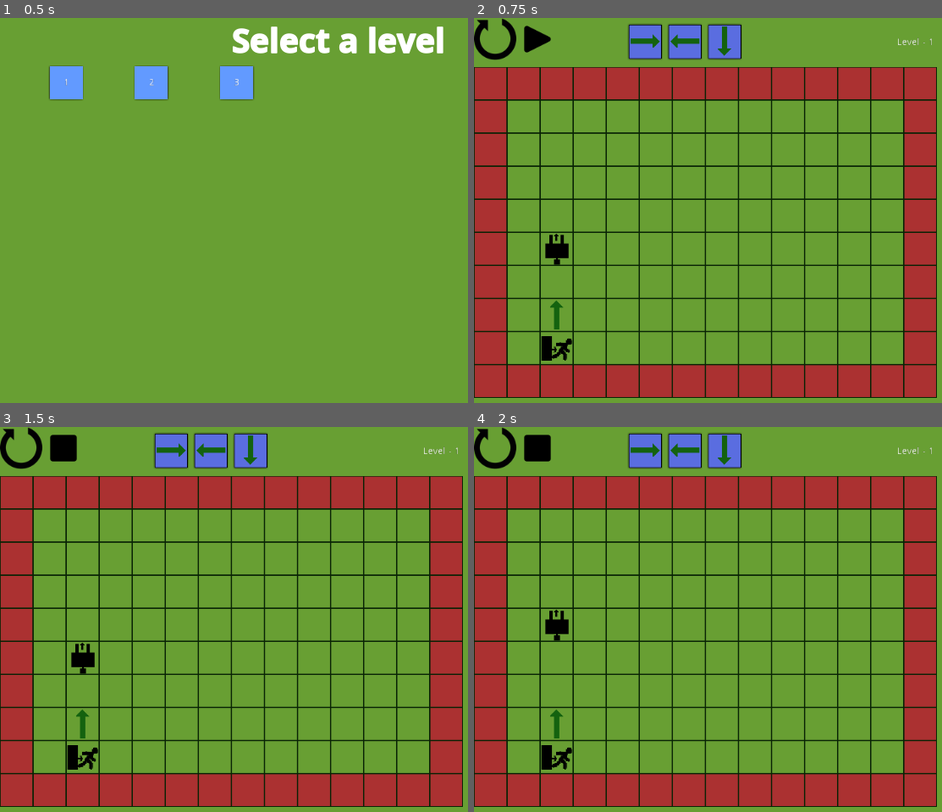
Above: before the commit, frames 1-4 (two rows, left to right).
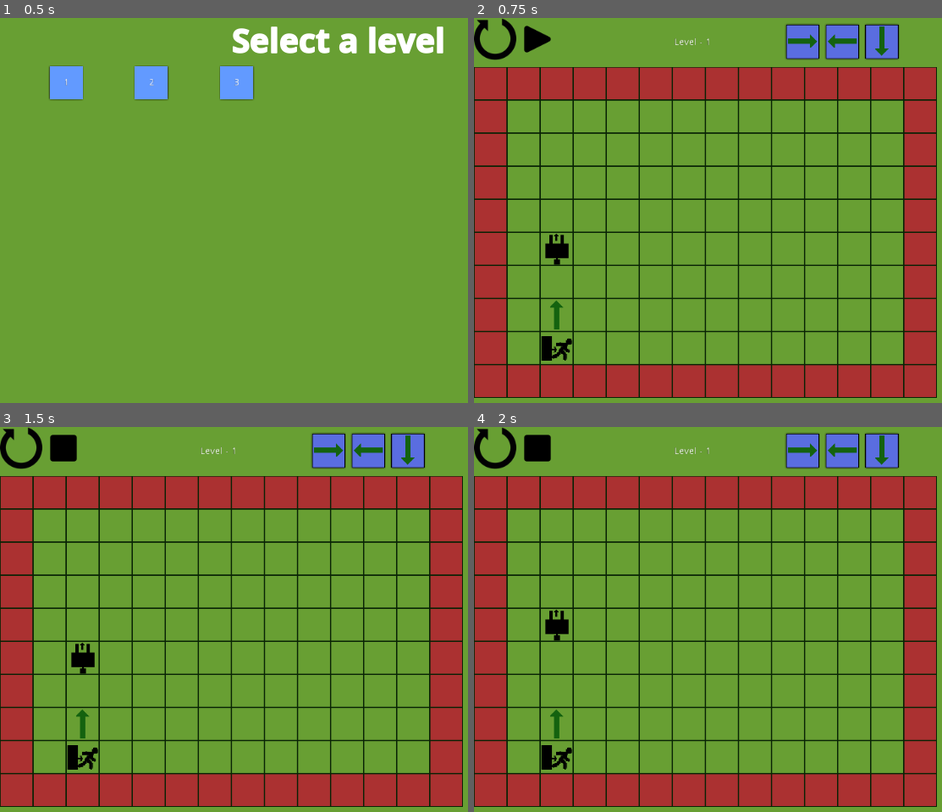
Above: after the commit, the same moments.

Repository: Gorglomux/MazeEscape
Game: Godot game, scene res://Main.tscn
Two runs of this game, one before a commit and one after it. Both use one fixed random seed, a clock stepped at 60 frames per second and the inputs below.
Inputs (mouse positions are in pixels of both pictures, inside the frame that each line leads up to):
- Up to frame 1 (0.5 s): no input
- Up to frame 2 (0.75 s): click (539, 83) at 0.52 s
- Up to frame 3 (1.5 s): click (65, 446) at 1.25 s
- Up to frame 4 (2 s): no input

Frame 1 is identical in both runs. In frame 2, 4.2% of the frame differs, in the area x 32-98%, y 1-11%; in frame 3, 4.2%; in frame 4, 4.2%.

Commit message:
BLARGH

Diff:
--- a/MazeEscape/GameLogic.tscn
+++ b/MazeEscape/GameLogic.tscn
@@ -26,9 +26,24 @@
 [node name="Menu" parent="VBoxContainer/HBoxContainer/MenuContainer" instance=ExtResource( 2 )]
 margin_right = 120.0
 
+[node name="LevelContainer" type="MarginContainer" parent="VBoxContainer/HBoxContainer"]
+margin_left = 124.0
+margin_right = 349.0
+margin_bottom = 70.0
+custom_constants/margin_top = 30
+custom_constants/margin_left = 175
+
+[node name="Level" type="Label" parent="VBoxContainer/HBoxContainer/LevelContainer"]
+margin_left = 175.0
+margin_top = 30.0
+margin_right = 225.0
+margin_bottom = 70.0
+rect_min_size = Vector2( 50, 40 )
+text = "Level"
+
 [node name="ActionsContainer" type="HBoxContainer" parent="VBoxContainer/HBoxContainer"]
-margin_left = 124.0
-margin_right = 282.0
+margin_left = 353.0
+margin_right = 511.0
 margin_bottom = 70.0
 rect_min_size = Vector2( 158, 50 )
 custom_constants/separation = 0
@@ -39,21 +54,6 @@
 margin_right = 0.0
 margin_bottom = 70.0
 
-[node name="LevelContainer" type="MarginContainer" parent="VBoxContainer/HBoxContainer"]
-margin_left = 286.0
-margin_right = 686.0
-margin_bottom = 70.0
-custom_constants/margin_top = 30
-custom_constants/margin_left = 350
-
-[node name="Level" type="Label" parent="VBoxContainer/HBoxContainer/LevelContainer"]
-margin_left = 350.0
-margin_top = 30.0
-margin_right = 400.0
-margin_bottom = 70.0
-rect_min_size = Vector2( 50, 40 )
-text = "Level"
-
 [node name="BoardContainer" type="VBoxContainer" parent="VBoxContainer"]
 margin_top = 74.0
 margin_right = 1026.0
